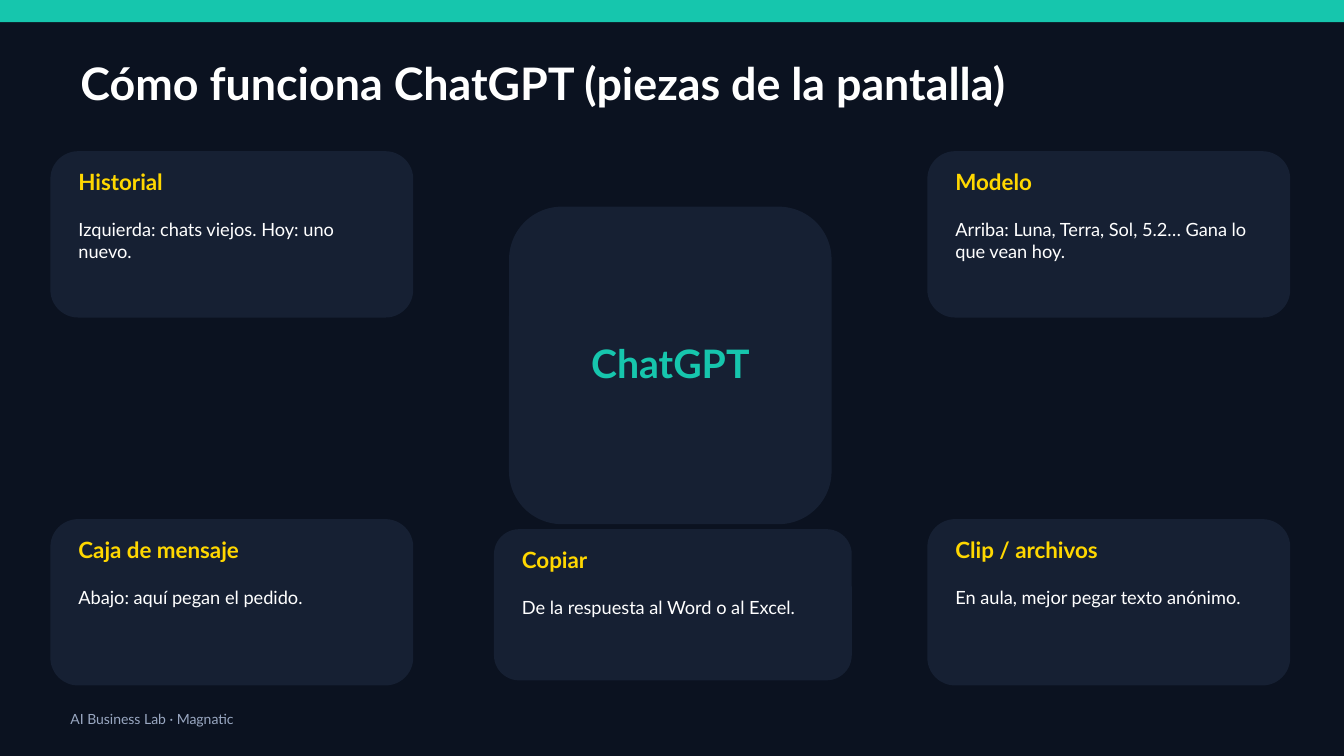
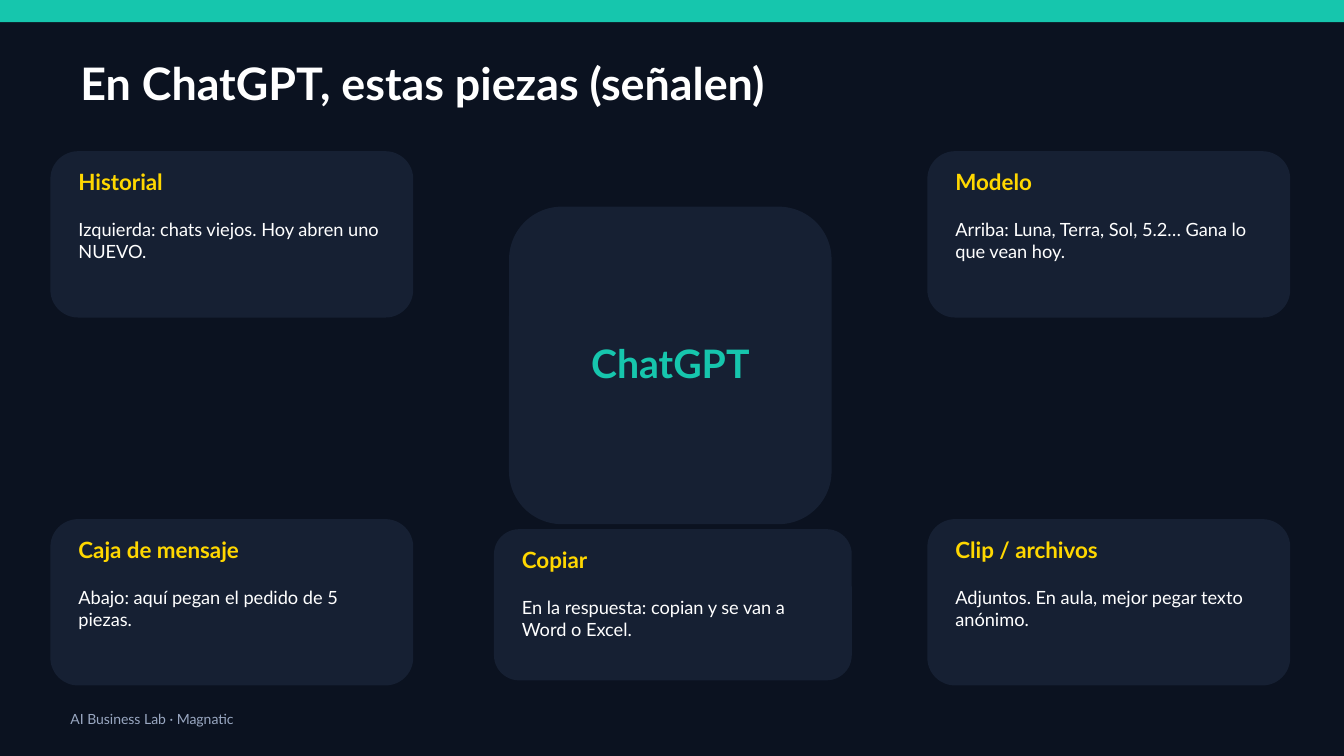
Before and after one commit to xander0408/CURSOS, a slide deck: slide 19 of AI-Business-Lab-Presentacion.pptx (slide 12 before the commit). Drawn at 1344x756 pixels with LibreOffice and Linux fonts; fonts in the diff are those of the drawing. Boxes give left, top, right and bottom in pixels: in the first picture for what was removed or moved away, otherwise in the second. Text is boxed around its words. In the diff, an @@ line names an element or a change of style, - is before the commit and + after.

```diff
--- a/AI-Business-Lab-Presentacion.pptx
+++ b/AI-Business-Lab-Presentacion.pptx
@@ text at [80,65,765,108]: text changed @@
-Cómo funciona ChatGPT (piezas de la pantalla)
+En ChatGPT, estas piezas (señalen)
@@ text at [78,222,379,258]: text changed @@
-Izquierda: chats viejos. Hoy: uno nuevo.
+Izquierda: chats viejos. Hoy abren uno NUEVO.
@@ text at [78,590,338,629]: text changed @@
-Abajo: aquí pegan el pedido.
+Abajo: aquí pegan el pedido de 5 piezas.
@@ text at [955,590,1243,626]: text changed @@
-En aula, mejor pegar texto anónimo.
+Adjuntos. En aula, mejor pegar texto anónimo.
@@ text at [522,600,785,636]: text changed @@
-De la respuesta al Word o al Excel.
+En la respuesta: copian y se van a Word o Excel.
```
Also in this commit, not shown: 37 other slides changed, 10 slides added, 14 slides removed, 1 other file.
